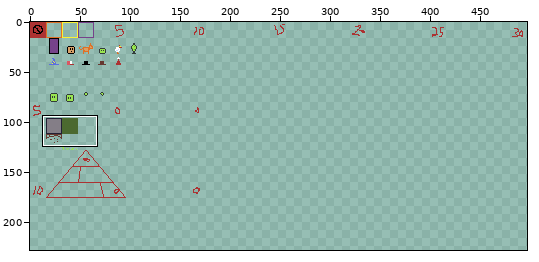
Sprite sheet, stored at src-deploy/public/ludumDare40/images/ase-512-16.png. Above, an overview of the earlier version with the close-up marked.
Close-up. Old version:
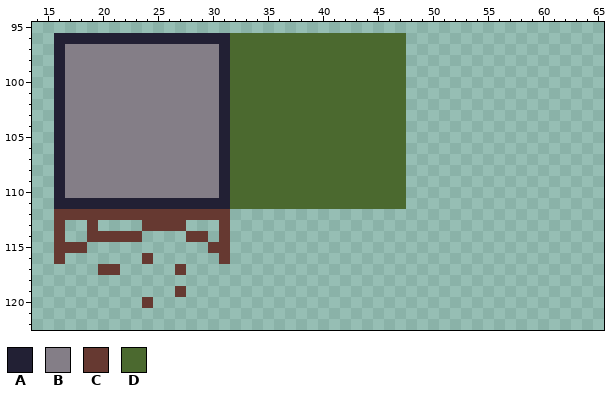
The file is 512x512 pixels. Shown: x 14..65, y 95..122. The wide view leaves out empty margins. The commit also changed other parts of the picture, which this record leaves out.
Palette (. is transparent): A #222034  B #847e87  C #663931  D #4b692f
Pixels before, first column x 16:
 96 AAAAAAAAAAAAAAAADDDDDDDDDDDDDDDD
 97 ABBBBBBBBBBBBBBADDDDDDDDDDDDDDDD
 98 ABBBBBBBBBBBBBBADDDDDDDDDDDDDDDD
 99 ABBBBBBBBBBBBBBADDDDDDDDDDDDDDDD
100 ABBBBBBBBBBBBBBADDDDDDDDDDDDDDDD
101 ABBBBBBBBBBBBBBADDDDDDDDDDDDDDDD
102 ABBBBBBBBBBBBBBADDDDDDDDDDDDDDDD
103 ABBBBBBBBBBBBBBADDDDDDDDDDDDDDDD
104 ABBBBBBBBBBBBBBADDDDDDDDDDDDDDDD
105 ABBBBBBBBBBBBBBADDDDDDDDDDDDDDDD
106 ABBBBBBBBBBBBBBADDDDDDDDDDDDDDDD
107 ABBBBBBBBBBBBBBADDDDDDDDDDDDDDDD
108 ABBBBBBBBBBBBBBADDDDDDDDDDDDDDDD
109 ABBBBBBBBBBBBBBADDDDDDDDDDDDDDDD
110 ABBBBBBBBBBBBBBADDDDDDDDDDDDDDDD
111 AAAAAAAAAAAAAAAADDDDDDDDDDDDDDDD
112 CCCCCCCCCCCCCCCC................
113 C..C....CCCC...C................
114 C..CCCCC....CC.C................
115 CCC...........CC................
116 C.......C......C................
117 ....CC.....C....................
118 ................................
119 ...........C....................
120 ........C.......................
The same view after the edit:
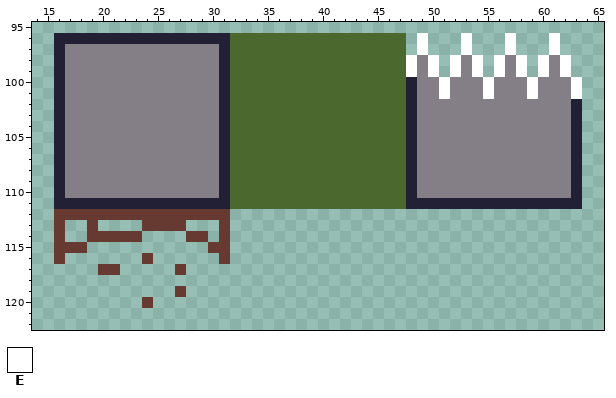
Colours new in this view: E #ffffff
What changed:
Changed rows in their new state; - is an unchanged pixel.
first column x 48:
 96 -E---E---E---E--
 97 -E---E---E---E--
 98 EBE-EBE-EBE-EBE-
 99 EBE-EBE-EBE-EBE-
100 ABBEBBBEBBBEBBBE
101 ABBEBBBEBBBEBBBE
102 ABBBBBBBBBBBBBBA
103 ABBBBBBBBBBBBBBA
104 ABBBBBBBBBBBBBBA
105 ABBBBBBBBBBBBBBA
106 ABBBBBBBBBBBBBBA
107 ABBBBBBBBBBBBBBA
108 ABBBBBBBBBBBBBBA
109 ABBBBBBBBBBBBBBA
110 ABBBBBBBBBBBBBBA
111 AAAAAAAAAAAAAAAA
Where, in picture pixels (left, top, right, bottom), the same in both close-ups:
added: (406, 33, 582, 209)
